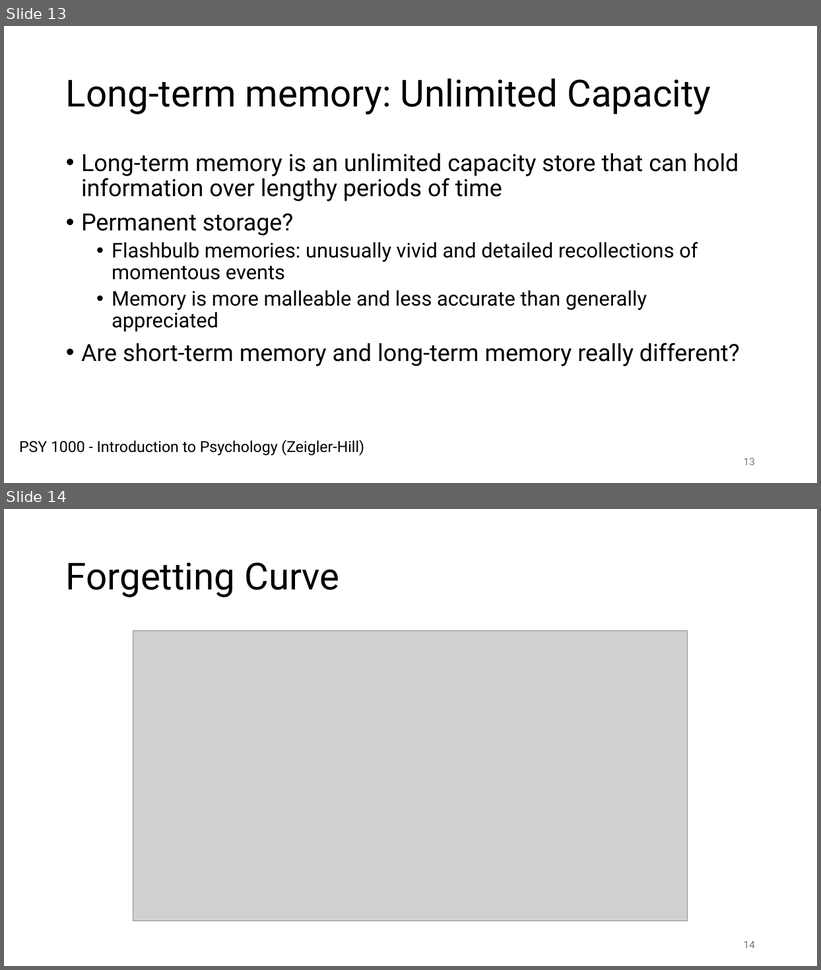
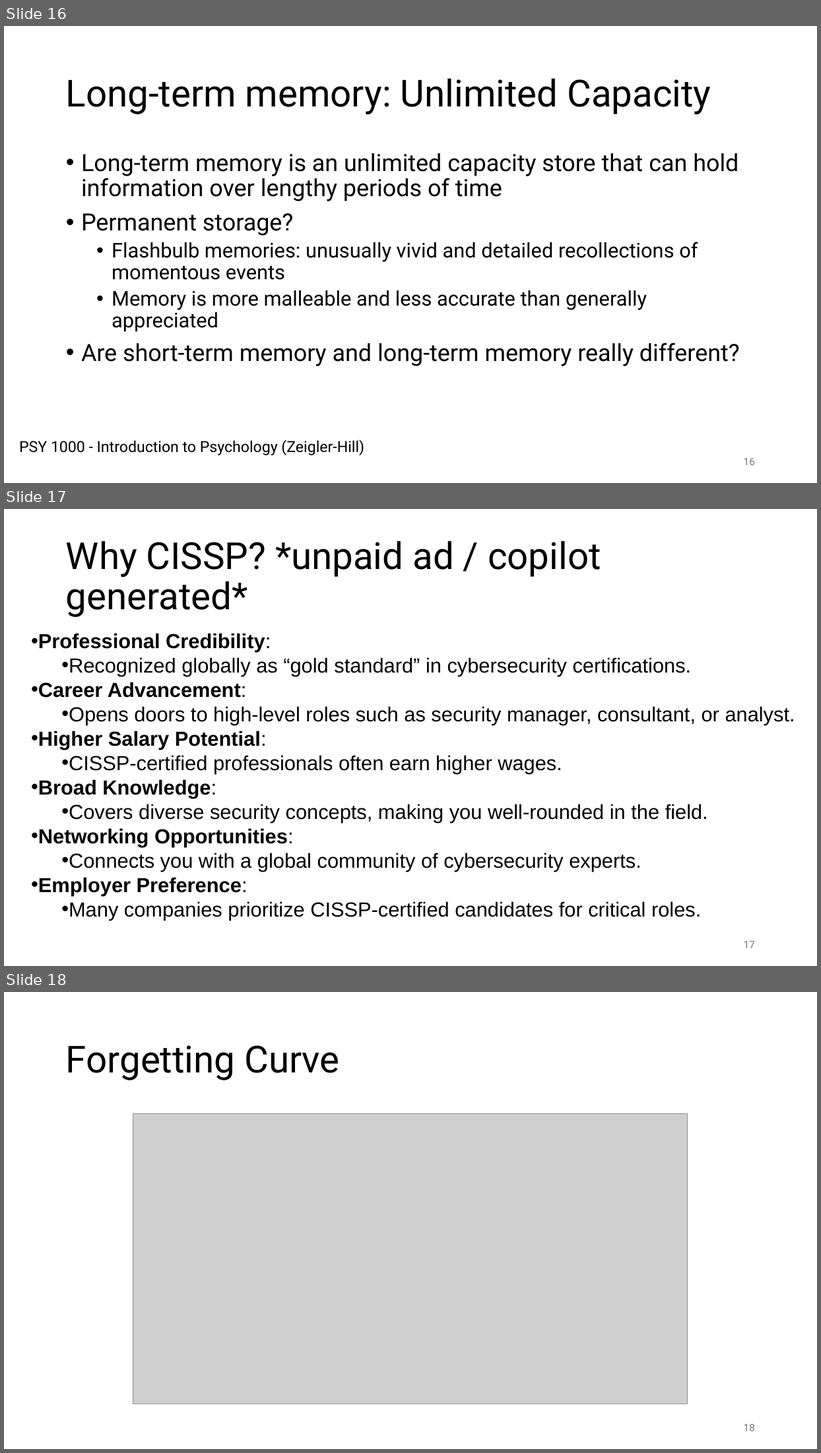
Before and after one commit to dan-pi/presentations, a slide deck: Dan’s Certification Journey - Part 1.pptx. Shown one above the other, each under a label of ours: slides 13 and 14 before the commit, slides 16, 17 and 18 after it. The pictures are 821x970 and 821x1453 pixels, drawn with LibreOffice and Linux fonts; fonts in the diff are those of the drawing; grey boxes stand for pictures. Boxes give left, top, right and bottom in pixels: in the first picture for what was removed or moved away, otherwise in the second. Text is boxed around its words. In the diff, an @@ line names an element or a change of style, - is before the commit and + after.

```diff
--- a/Dan’s Certification Journey - Part 1.pptx
+++ b/Dan’s Certification Journey - Part 1.pptx
@@ slide 17 added at (4, 509, 817, 966), background #FFFFFF @@
@@ title added at (66, 541, 601, 617), 44 pt, text #000000 @@
+Why CISSP? *unpaid ad / copilot generated*
@@ text added at (38, 633, 795, 921), 24 pt, text #000000 @@
+• Professional Credibility:
+  • Recognized globally as “gold standard” in cybersecurity certifications.
+• Career Advancement:
+  • Opens doors to high-level roles such as security manager, consultant, or analyst.
+• Higher Salary Potential:
+  • CISSP-certified professionals often earn higher wages.
+• Broad Knowledge:
+  • Covers diverse security concepts, making you well-rounded in the field.
+• Networking Opportunities:
+  • Connects you with a global community of cybersecurity experts.
+• Employer Preference:
+  • Many companies prioritize CISSP-certified candidates for critical roles.
@@ page number added at (744, 941, 755, 949), 12 pt, text #797979 @@
+17
@@ what was slide 13 is now slide 16 @@
@@ page number at (744, 458, 755, 466): text changed @@
-13
+16
@@ what was slide 14 is now slide 18 @@
@@ page number at (744, 1424, 755, 1432): text changed @@
-14
+18
```
Also in this commit, not shown: 1 slide changed, 3 other slides added.
